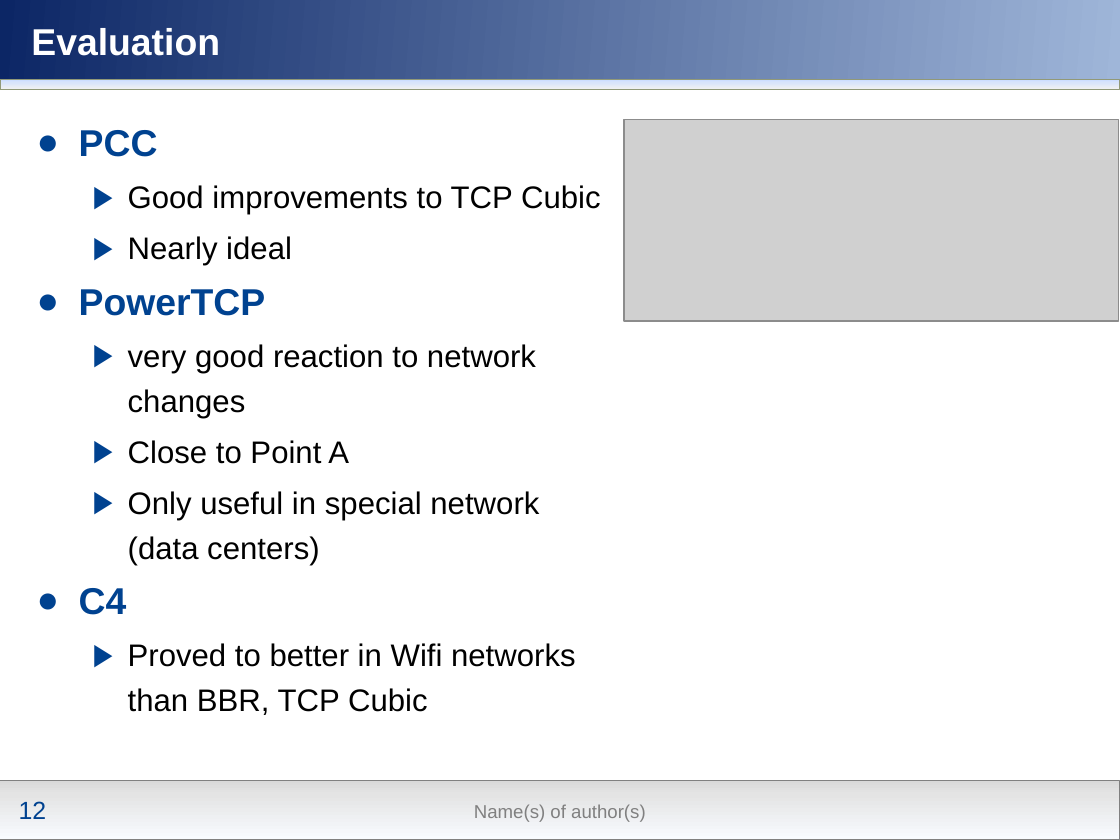
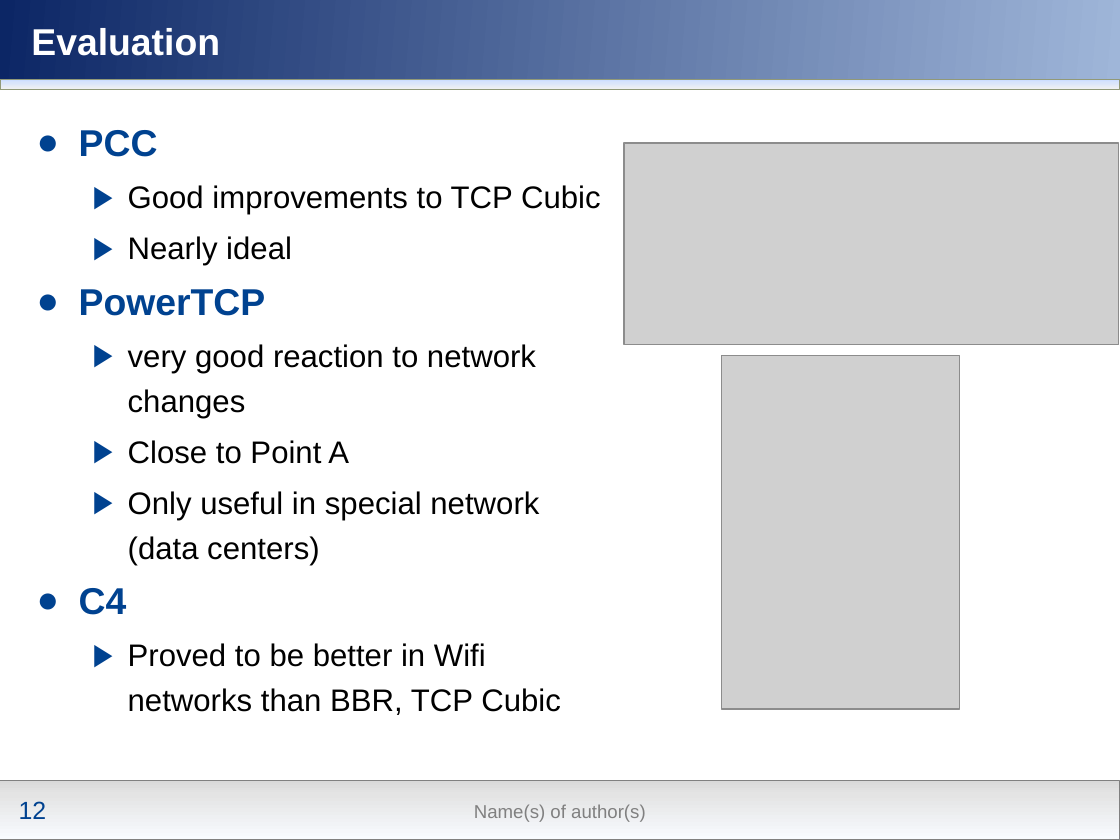
Before and after one commit to nochlachstdu/Seminararbeit, a slide deck: slide 12 of Modern_Congestion_Control.pptx. Drawn at 1120x840 pixels with LibreOffice and Linux fonts; fonts in the diff are those of the drawing; grey boxes stand for pictures; background and template pictures are left out. Boxes give left, top, right and bottom in pixels: in the first picture for what was removed or moved away, otherwise in the second. Text is boxed around its words. In the diff, an @@ line names an element or a change of style, - is before the commit and + after.

```diff
--- a/Modern_Congestion_Control.pptx
+++ b/Modern_Congestion_Control.pptx
@@ picture: place and size @@
-picture at <box>624,120,1119,321</box>
+picture at <box>624,143,1119,345</box>
@@ picture added at <box>722,355,960,709</box> @@
@@ text at <box>128,643,561,715</box>: text changed @@
-  ▶ Proved to better in Wifi networks than BBR, TCP Cubic
+  ▶ Proved to be better in Wifi networks than BBR, TCP Cubic
```
Also in this commit, not shown: 1 slide added.
